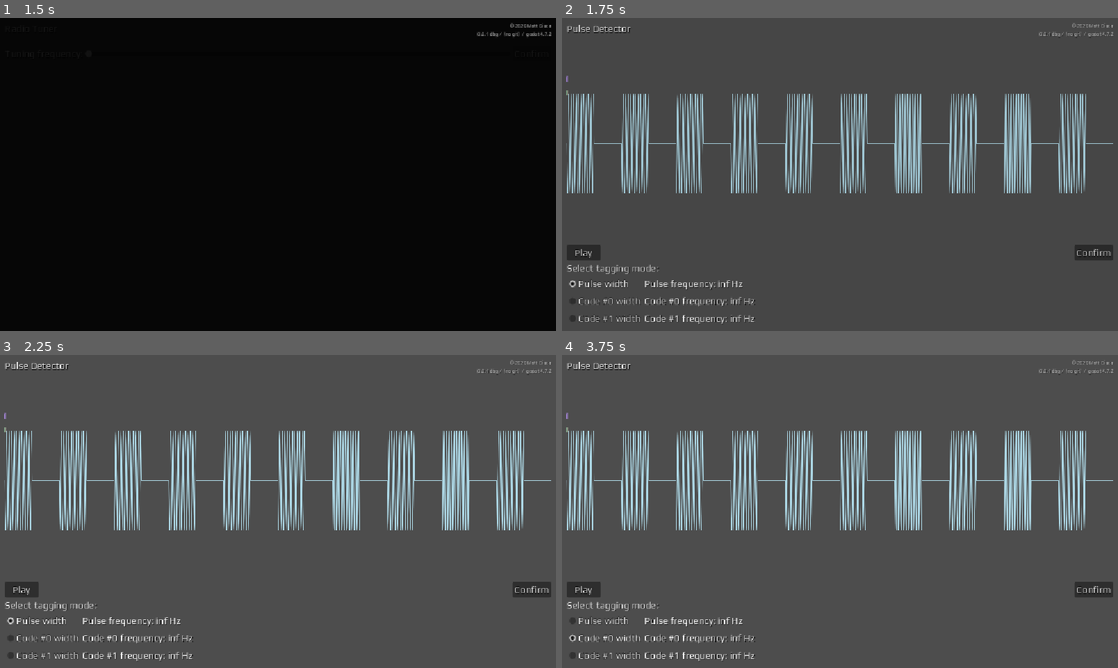
Above: before the commit, frames 1-4 (two rows, left to right).
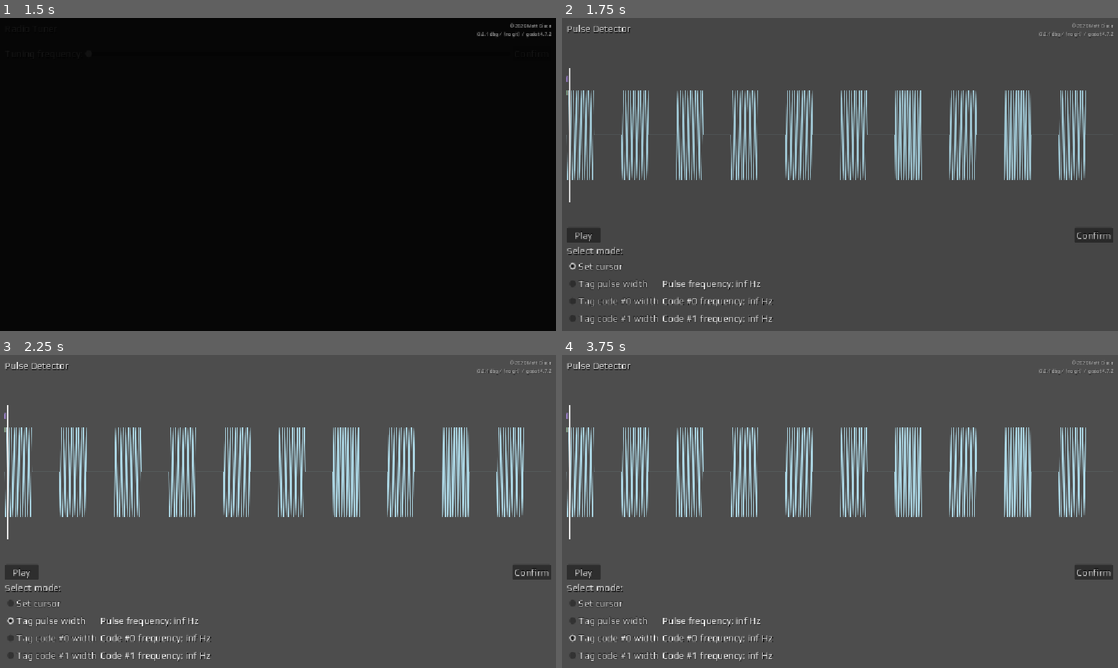
Above: after the commit, the same moments.

Repository: mgiuca/message-game
Game: Godot game, scene res://scenes/main.tscn
The game is run twice, just before and just after one commit, with the same random seed, the same clock (stepped at 60 frames per second) and the same inputs.
Inputs (mouse positions are in pixels of both pictures, inside the frame that each line leads up to):
- Up to frame 1 (1.5 s): click "Start Game" at 0.5 s; click "Confirm" at 1.25 s
- Up to frame 2 (1.75 s): no input
- Up to frame 3 (2.25 s): click "Pulse width" (after the commit: "Tag pulse width") at 2 s
- Up to frame 4 (3.75 s): click (612, 602) at 2.75 s, where only the run after the commit has a clickable "Set cursor"; click "Code #0 width" (after the commit: "Tag code #0 width") at 3.5 s

Frame 1 is identical in both runs. In frame 2, 9.2% of the frame differs, in the area x 0-100%, y 16-98%; in frame 3, 9.6%; in frame 4, 9.6%.

Commit message:
Added ability to see and set play cursor.

Diff:
--- a/scenes/levels/pulse_detector.gd
+++ b/scenes/levels/pulse_detector.gd
@@ -8,6 +8,12 @@
 var source_image : Image = load('res://data/image.png')
 var audio_stream : AudioStreamWAV
 
+var playhead_time : float:
+  set(value):
+    playhead_time = value
+    if playhead:
+      update_playhead()
+
 @onready var btn_play_stop : Button = %BtnPlayStop
 @onready var tex_waveform : Waveform = %TexWaveform
 @onready var audio_stream_player : AudioStreamPlayer = $AudioStreamPlayer
@@ -15,6 +21,7 @@
 @onready var tag_span_pulse_width : TagSpan = %TexWaveform/TagSpanPulseWidth
 @onready var tag_span_p2p_zero : TagSpan = %TexWaveform/TagSpanP2PZero
 @onready var tag_span_p2p_one : TagSpan = %TexWaveform/TagSpanP2POne
+@onready var playhead : VLine = %TexWaveform/PlayHead
 
 @onready var lbl_pulse_freq : Label = %LblPulseFreq
 @onready var lbl_zero_freq : Label = %LblZeroFreq
@@ -48,9 +55,26 @@
   audio_stream_player.stream = audio_stream
   tex_waveform.audio_stream = audio_stream
 
+  update_playhead()
+
   update_play_button_text()
-  ($MarginContainer/VBoxContainer/GridContainer/ChkPulseMode as CheckBox).button_pressed = true
+  ($MarginContainer/VBoxContainer/GridContainer/ChkPlayhead as CheckBox).button_pressed = true
   update_tags()
+
+func _process(_delta: float) -> void:
+  if audio_stream_player.playing and not audio_stream_player.stream_paused:
+    # Invalid when not playing.
+    playhead_time = audio_stream_player.get_playback_position()
+
+func update_playhead() -> void:
+  playhead.position.x = tex_waveform.t_to_x(playhead_time)
+
+func seek(time: float) -> void:
+  if audio_stream_player.playing and not audio_stream_player.stream_paused:
+    # Invalid when not playing.
+    audio_stream_player.seek(time)
+  else:
+    playhead_time = time
 
 func update_play_button_text() -> void:
   btn_play_stop.text = 'Pause' if playing else 'Play'
@@ -60,11 +84,12 @@
   LevelManager.switch_to_next_level_or_quit()
 
 func play() -> void:
-  audio_stream_player.play()
+  audio_stream_player.play(playhead_time)
+
   playing = true
 
 func stop() -> void:
-  audio_stream_player.playing = false
+  audio_stream_player.stream_paused = true
   playing = false
 
 func _on_btn_play_stop_pressed() -> void:
@@ -78,15 +103,26 @@
   playing = false
 
 func _on_tex_waveform_start_drag(time: float) -> void:
+  if selected_tag_range == null:
+    seek(time)
+    return
+
   selected_tag_range.start = time
   selected_tag_range.end = time
   update_tags()
 
 func _on_tex_waveform_end_drag(time: float) -> void:
+  if selected_tag_range == null:
+    return
+
   selected_tag_range.end = time
   update_tags()
 
 func _on_tex_waveform_continue_drag(time: float) -> void:
+  if selected_tag_range == null:
+    seek(time)
+    return
+
   selected_tag_range.end = time
   update_tags()
 
@@ -117,8 +153,10 @@
     return
   match index:
     0:
+      selected_tag_range = null
+    1:
       selected_tag_range = pulse_width_range
-    1:
+    2:
       selected_tag_range = p2p_zero_range
-    2:
+    3:
       selected_tag_range = p2p_one_range
--- a/scenes/levels/pulse_detector.tscn
+++ b/scenes/levels/pulse_detector.tscn
@@ -4,6 +4,7 @@
 [ext_resource type="Script" uid="uid://ci77x2yl4osyx" path="res://scenes/levels/pulse_detector.gd" id="2_baup0"]
 [ext_resource type="Script" uid="uid://dpod4vx34s4q0" path="res://scenes/ui/waveform.gd" id="3_d7fx5"]
 [ext_resource type="Script" uid="uid://bwdl15u8rxu1q" path="res://scenes/ui/tag_span.gd" id="4_44fsj"]
+[ext_resource type="Script" uid="uid://difglo3751lq8" path="res://scenes/ui/vline.gd" id="5_ykfw7"]
 
 [sub_resource type="InputEventAction" id="InputEventAction_ykfw7"]
 action = &"play_pause"
@@ -44,6 +45,7 @@
 offset_top = 68.0
 offset_right = 289.0
 offset_bottom = 77.0
+mouse_filter = 2
 script = ExtResource("4_44fsj")
 color = Color(0.6840591, 0.5480618, 0.90969914, 1)
 
@@ -53,6 +55,7 @@
 offset_top = 96.0
 offset_right = 351.0
 offset_bottom = 105.0
+mouse_filter = 2
 script = ExtResource("4_44fsj")
 color = Color(0.8669406, 0.50863284, 0.5708227, 1)
 
@@ -62,8 +65,22 @@
 offset_top = 96.0
 offset_right = 430.0
 offset_bottom = 105.0
+mouse_filter = 2
 script = ExtResource("4_44fsj")
 color = Color(0.48085666, 0.68702644, 0.5470203, 1)
+
+[node name="PlayHead" type="Control" parent="MarginContainer/VBoxContainer/TexWaveform" index="3" unique_id=1784792375]
+layout_mode = 1
+anchors_preset = 4
+anchor_top = 0.5
+anchor_bottom = 0.5
+offset_top = -138.0
+offset_right = 12.0
+offset_bottom = 138.0
+grow_vertical = 2
+mouse_filter = 2
+script = ExtResource("5_ykfw7")
+color = Color(0.92099476, 0.9209946, 0.9209946, 1)
 
 [node name="HBoxContainer" type="HBoxContainer" parent="MarginContainer/VBoxContainer" index="2" unique_id=1861525169]
 layout_mode = 2
@@ -83,38 +100,47 @@
 
 [node name="Label" type="Label" parent="MarginContainer/VBoxContainer" index="3" unique_id=1021798430]
 layout_mode = 2
-text = "Select tagging mode:"
+text = "Select mode:"
 
 [node name="GridContainer" type="GridContainer" parent="MarginContainer/VBoxContainer" index="4" unique_id=1849072487]
 layout_mode = 2
 columns = 2
 
-[node name="ChkPulseMode" type="CheckBox" parent="MarginContainer/VBoxContainer/GridContainer" index="0" unique_id=1831049988]
+[node name="ChkPlayhead" type="CheckBox" parent="MarginContainer/VBoxContainer/GridContainer" index="0" unique_id=928771225]
 layout_mode = 2
 button_group = SubResource("ButtonGroup_44fsj")
-text = "Pulse width"
+text = "Set cursor"
 
-[node name="LblPulseFreq" type="Label" parent="MarginContainer/VBoxContainer/GridContainer" index="1" unique_id=1610499473]
+[node name="LblBlank" type="Label" parent="MarginContainer/VBoxContainer/GridContainer" index="1" unique_id=1552509476]
+unique_name_in_owner = true
+layout_mode = 2
+
+[node name="ChkPulseMode" type="CheckBox" parent="MarginContainer/VBoxContainer/GridContainer" index="2" unique_id=1831049988]
+layout_mode = 2
+button_group = SubResource("ButtonGroup_44fsj")
+text = "Tag pulse width"
+
+[node name="LblPulseFreq" type="Label" parent="MarginContainer/VBoxContainer/GridContainer" index="3" unique_id=1610499473]
 unique_name_in_owner = true
 layout_mode = 2
 text = "Pulse frequency"
 
-[node name="ChkZeroMode" type="CheckBox" parent="MarginContainer/VBoxContainer/GridContainer" index="2" unique_id=1626262893]
+[node name="ChkZeroMode" type="CheckBox" parent="MarginContainer/VBoxContainer/GridContainer" index="4" unique_id=1626262893]
 layout_mode = 2
 button_group = SubResource("ButtonGroup_44fsj")
-text = "Code #0 width"
+text = "Tag code #0 width"
 
-[node name="LblZeroFreq" type="Label" parent="MarginContainer/VBoxContainer/GridContainer" index="3" unique_id=1909124387]
+[node name="LblZeroFreq" type="Label" parent="MarginContainer/VBoxContainer/GridContainer" index="5" unique_id=1909124387]
 unique_name_in_owner = true
 layout_mode = 2
 text = "Code #0 frequency"
 
-[node name="ChkOneMode" type="CheckBox" parent="MarginContainer/VBoxContainer/GridContainer" index="4" unique_id=1287302970]
+[node name="ChkOneMode" type="CheckBox" parent="MarginContainer/VBoxContainer/GridContainer" index="6" unique_id=1287302970]
 layout_mode = 2
 button_group = SubResource("ButtonGroup_44fsj")
-text = "Code #1 width"
+text = "Tag code #1 width"
 
-[node name="LblOneFreq" type="Label" parent="MarginContainer/VBoxContainer/GridContainer" index="5" unique_id=1538547924]
+[node name="LblOneFreq" type="Label" parent="MarginContainer/VBoxContainer/GridContainer" index="7" unique_id=1538547924]
 unique_name_in_owner = true
 layout_mode = 2
 text = "Code #1 frequency"
@@ -127,7 +153,8 @@
 [connection signal="zoom_changed" from="MarginContainer/VBoxContainer/TexWaveform" to="." method="_on_tex_waveform_zoom_changed"]
 [connection signal="pressed" from="MarginContainer/VBoxContainer/HBoxContainer/BtnPlayStop" to="." method="_on_btn_play_stop_pressed"]
 [connection signal="pressed" from="MarginContainer/VBoxContainer/HBoxContainer/BtnConfirm" to="." method="_on_btn_confirm_pressed"]
-[connection signal="toggled" from="MarginContainer/VBoxContainer/GridContainer/ChkPulseMode" to="." method="_on_chk_tagging_mode_toggled" binds= [0]]
-[connection signal="toggled" from="MarginContainer/VBoxContainer/GridContainer/ChkZeroMode" to="." method="_on_chk_tagging_mode_toggled" binds= [1]]
-[connection signal="toggled" from="MarginContainer/VBoxContainer/GridContainer/ChkOneMode" to="." method="_on_chk_tagging_mode_toggled" binds= [2]]
+[connection signal="toggled" from="MarginContainer/VBoxContainer/GridContainer/ChkPlayhead" to="." method="_on_chk_tagging_mode_toggled" binds= [0]]
+[connection signal="toggled" from="MarginContainer/VBoxContainer/GridContainer/ChkPulseMode" to="." method="_on_chk_tagging_mode_toggled" binds= [1]]
+[connection signal="toggled" from="MarginContainer/VBoxContainer/GridContainer/ChkZeroMode" to="." method="_on_chk_tagging_mode_toggled" binds= [2]]
+[connection signal="toggled" from="MarginContainer/VBoxContainer/GridContainer/ChkOneMode" to="." method="_on_chk_tagging_mode_toggled" binds= [3]]
 [connection signal="finished" from="AudioStreamPlayer" to="." method="_on_audio_stream_player_finished"]
--- a/scenes/ui/tag_span.gd
+++ b/scenes/ui/tag_span.gd
@@ -9,9 +9,6 @@
     color = value
     queue_redraw()
 
-func _ready() -> void:
-  pass # Replace with function body.
-
 func _draw() -> void:
   var canvas_size := get_rect().size
   draw_line(Vector2(0, 0.5) * canvas_size, Vector2(1, 0.5) * canvas_size, color, LINE_WIDTH, true)
--- /dev/null
+++ b/scenes/ui/vline.gd
@@ -0,0 +1,15 @@
+## Vertical line.
+@tool
+class_name VLine
+extends Control
+
+const LINE_WIDTH : float = 2.0
+
+@export var color : Color:
+  set(value):
+    color = value
+    queue_redraw()
+
+func _draw() -> void:
+  var canvas_size := get_rect().size
+  draw_line(Vector2(0.5, 0) * canvas_size, Vector2(0.5, 1) * canvas_size, color, LINE_WIDTH, true)
Not shown, added: scenes/ui/vline.gd.uid
